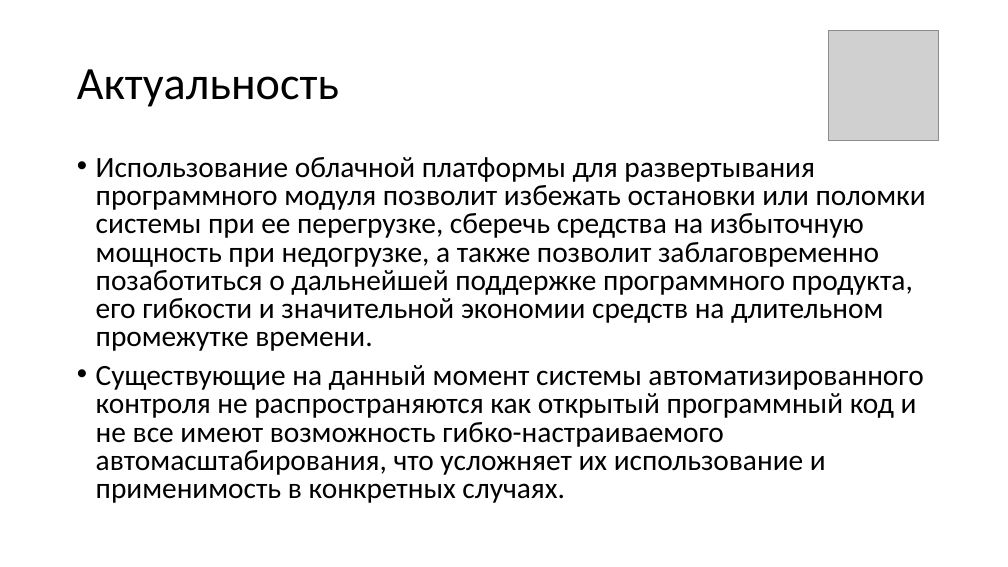
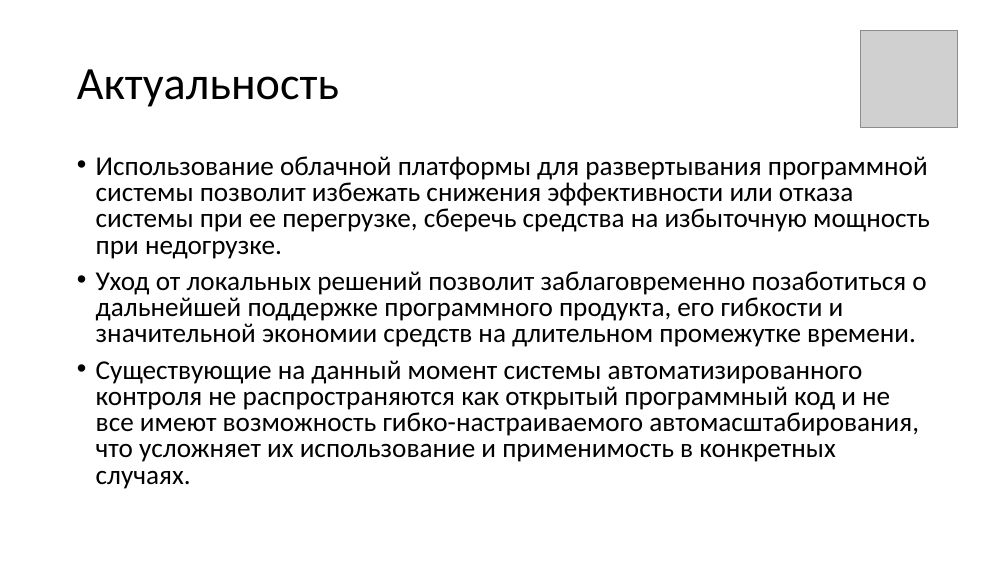
Before and after one commit to SkiStalker/BachelorsDegree, a slide deck: slide 2 of text/Масштабирование_вычислительных_мощностей.pptx. Drawn at 1008x567 pixels with LibreOffice and Linux fonts; fonts in the diff are those of the drawing; grey boxes stand for pictures. Boxes give left, top, right and bottom in pixels: in the first picture for what was removed or moved away, otherwise in the second. Text is boxed around its words. In the diff, an @@ line names an element or a change of style, - is before the commit and + after.

```diff
--- a/text/Масштабирование_вычислительных_мощностей.pptx
+++ b/text/Масштабирование_вычислительных_мощностей.pptx
@@ picture: place and size @@
-picture at (829, 30, 939, 141)
+picture at (861, 30, 957, 127)
@@ text at (96, 156, 930, 347): text changed; size 28 to 25.9 pt @@
-• Использование облачной платформы для развертывания программного модуля позволит избежать остановки или поломки системы при ее перегрузке, сберечь средства на избыточную мощность при недогрузке, а также позволит заблаговременно позаботиться о дальнейшей поддержке программного продукта, его гибкости и значительной экономии средств на длительном промежутке времени.
+• Использование облачной платформы для развертывания программной системы позволит избежать снижения эффективности или отказа системы при ее перегрузке, сберечь средства на избыточную мощность при недогрузке.
+• Уход от локальных решений позволит заблаговременно позаботиться о дальнейшей поддержке программного продукта, его гибкости и значительной экономии средств на длительном промежутке времени.
@@ text at (96, 360, 919, 489): size 28 to 25.9 pt in "Существующие на данный момент системы автоматизированного ко ..." @@
```
Also in this commit, not shown: 7 other slides changed, 8 slides added, 3 slides removed, 3 other files.
